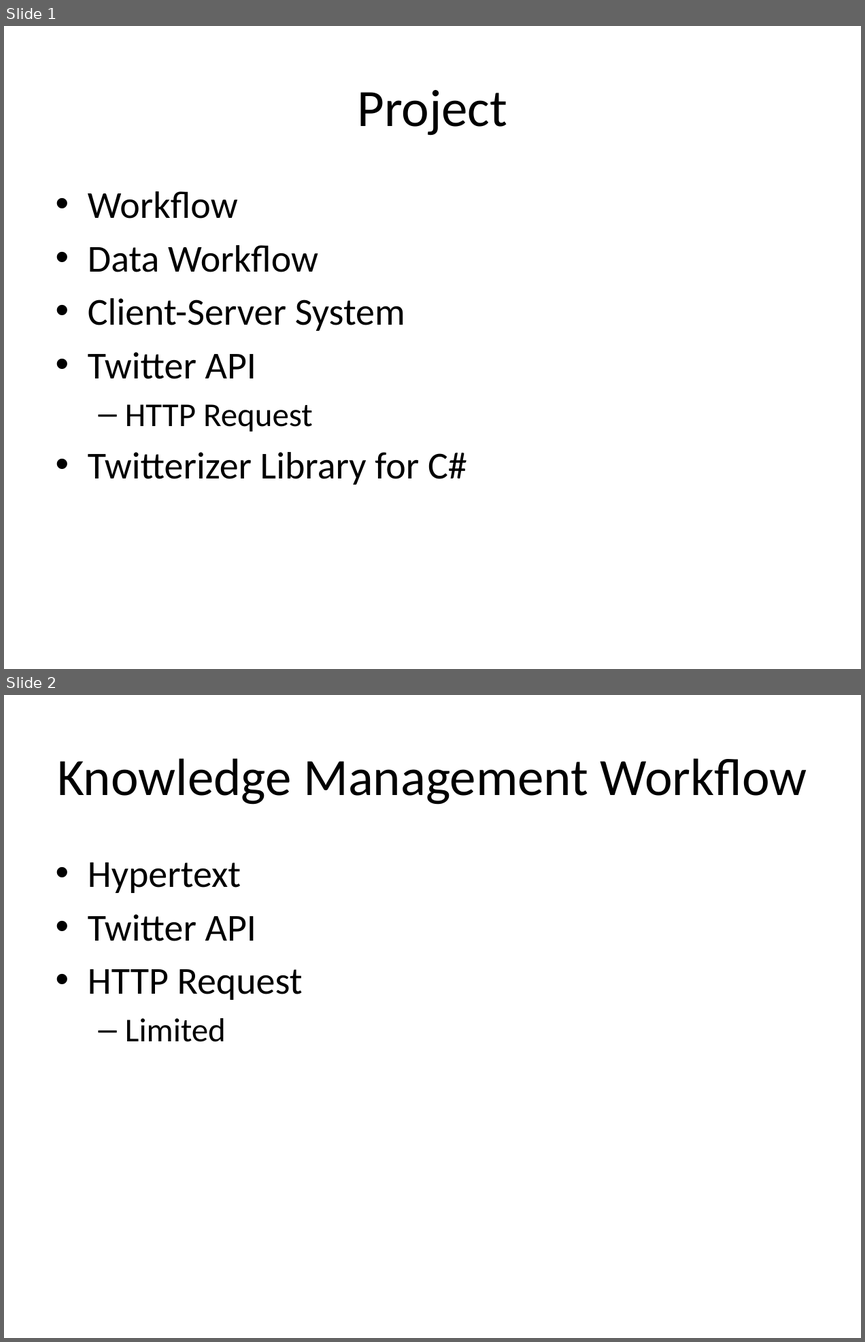
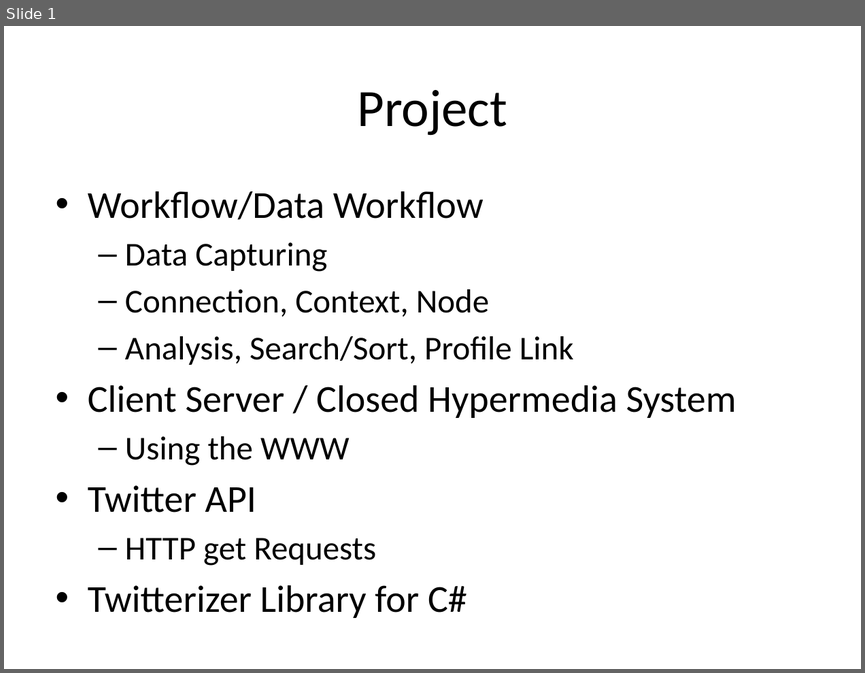
Before and after one commit to isurup/kalle-martin-group, a slide deck: SSE3/MartinPresentation/project extra slides.pptx. Shown one above the other, each under a label of ours: slides 1 and 2 before the commit, slide 1 after it. The pictures are 865x1342 and 865x673 pixels, drawn with LibreOffice and Linux fonts; fonts in the diff are those of the drawing. Boxes give left, top, right and bottom in pixels: in the first picture for what was removed or moved away, otherwise in the second. Text is boxed around its words. In the diff, an @@ line names an element or a change of style, - is before the commit and + after.

```diff
--- a/SSE3/MartinPresentation/project extra slides.pptx
+++ b/SSE3/MartinPresentation/project extra slides.pptx
@@ slide 2 removed at [4,695,861,1338], background #FFFFFF @@
@@ title removed at [57,758,807,804] @@
-Knowledge Management Workflow
@@ text removed at [88,862,303,1042] @@
-• Hypertext
-• Twitter API
-• HTTP Request
-  – Limited
@@ slide 1 changed as well @@
@@ text at [88,191,736,465]: text changed; size 32 to 28 pt @@
-• Workflow
-• Data Workflow
-• Client-Server System
+• Workflow/Data Workflow
+  – Data Capturing
+  – Connection, Context, Node
+  – Analysis, Search/Sort, Profile Link
+• Client Server / Closed Hypermedia System
+  – Using the WWW
@@ text at [125,537,376,565]: text changed @@
-  – HTTP Request
+  – HTTP get Requests
```
Also in this commit, not shown: 1 other slide changed, 2 slides added, 1 other file.
